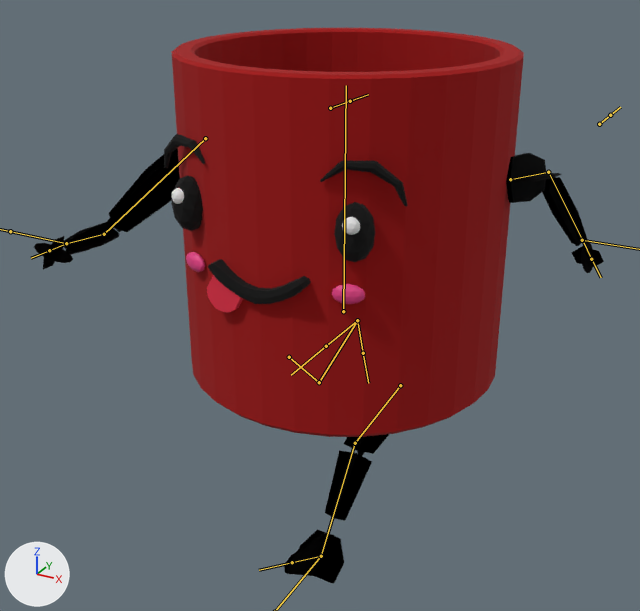
The FBX model Dark Fuel/Assets/Models/dark-fuel.fbx: old version first, new version second.
Before and after are seen from a 50 mm lens placed at (2.41, -4.7, 4.22), pointed at (-0.18, 0.01, 1.87). Lighting does not change. The marker at lower left points along +X, +Y and +Z. Both versions are drawn at frame 16 of the action 'Armature|Walk'; the numbers are the values there. The bones that bend it are drawn over the model as lines.
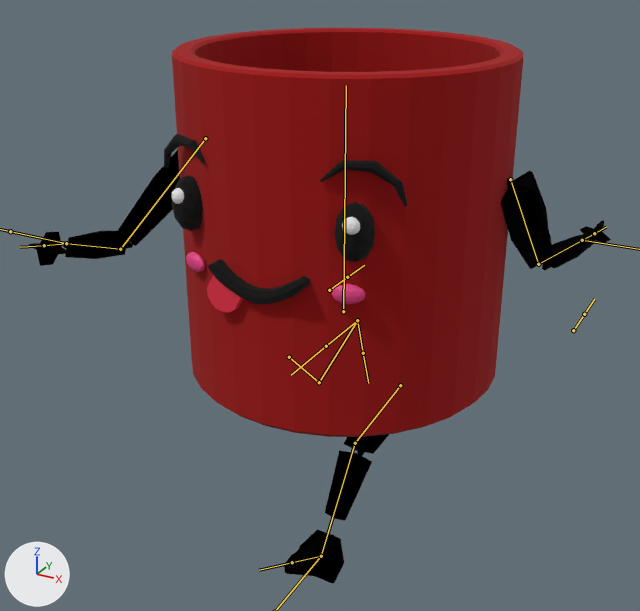
Pixel boxes (x1, y1, x2, y2) of what changed, in the pictures (640 x 611 px):
'Cube.008', posed: before (109, 148, 546, 232); after (126, 171, 549, 269)
'Cube.006', posed (46% taller): before (107, 151, 561, 232); after (118, 150, 555, 269)
'Cube.007', posed (52% shorter): before (66, 177, 589, 255); after (65, 231, 594, 268)
'Cube.009', posed (50% shorter): before (63, 177, 581, 252); after (63, 233, 588, 270)
'Sphere', posed (21% taller): before (43, 236, 604, 269); after (37, 226, 611, 266)
'Sphere.001', posed (6% taller): before (34, 241, 593, 273); after (29, 220, 604, 254)
bone 'L_arm_upper', root to tip: before (205, 138) to (104, 234); after (205, 138) to (120, 249)
bone 'R_arm_upper', root to tip: before (510, 179) to (548, 172); after (510, 179) to (538, 264)

Patch to the scene script:
```diff
--- a/Dark Fuel/Assets/Models/dark-fuel.fbx.py
+++ b/Dark Fuel/Assets/Models/dark-fuel.fbx.py
@@ bone_l_arm_upper @@
 bone_l_arm_upper = bpy.data.objects['Armature'].pose.bones['L_arm_upper']  # child of 'Body'
-bone_l_arm_upper.rotation_quaternion = (0.823, -0.456, 0.205, 0.269)  # degrees (-52, 36, 18)
+bone_l_arm_upper.rotation_quaternion = (0.756, -0.556, 0.284, 0.197)  # degrees (-73, 40, -1)
@@ bone_r_arm_upper @@
 bone_r_arm_upper = bpy.data.objects['Armature'].pose.bones['R_arm_upper']  # child of 'Body'
-bone_r_arm_upper.rotation_quaternion = (0.695, -0.022, -0.116, 0.709)  # degrees (-11, -8, 92)
+bone_r_arm_upper.rotation_quaternion = (-0.17, 0.535, -0.712, 0.422)  # degrees (-127, -12, -112)
```
